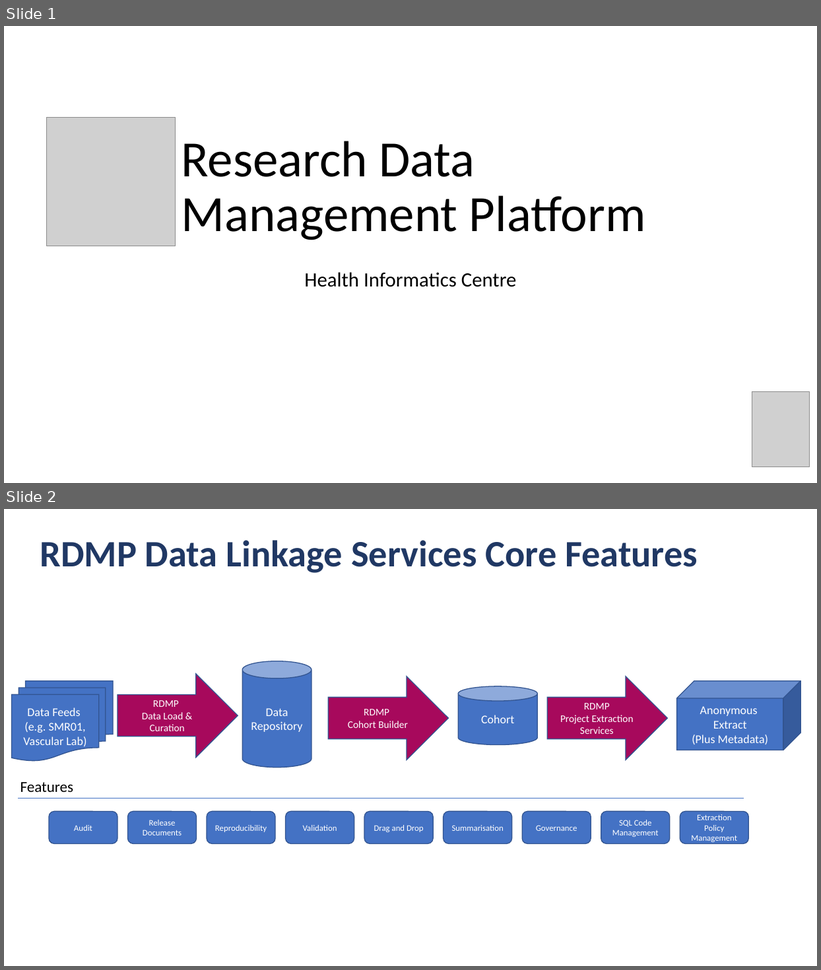
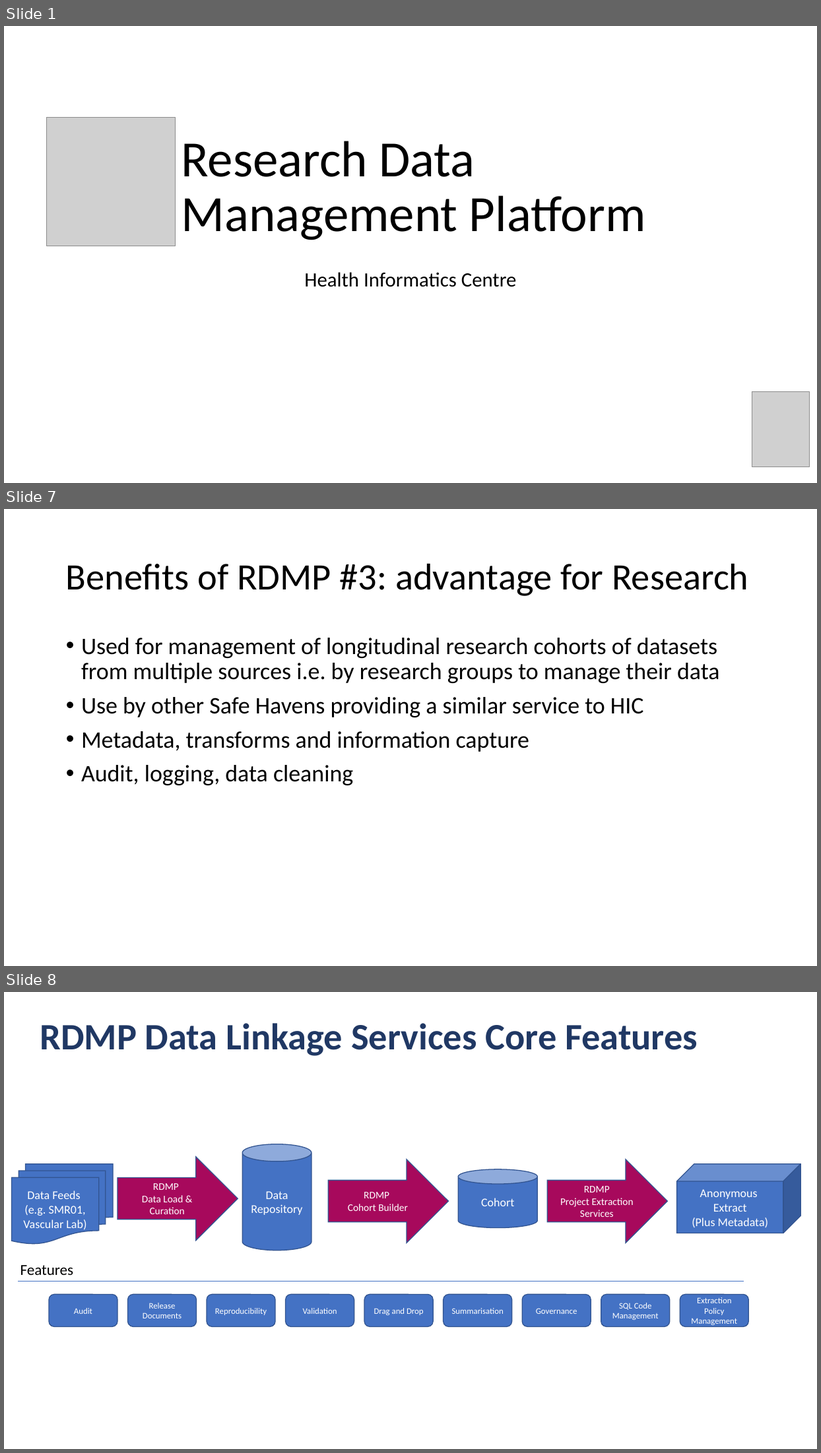
Before and after one commit to HicServices/RDMP, a slide deck: Documentation/RDMP Presentation.pptx. Shown one above the other, each under a label of ours: slides 1 and 2 before the commit, slides 1, 7 and 8 after it; the slides between them are not shown. The pictures are 821x970 and 821x1453 pixels, drawn with LibreOffice and Linux fonts; fonts in the diff are those of the drawing; grey boxes stand for pictures; background and template pictures are left out. Boxes give left, top, right and bottom in pixels: in the first picture for what was removed or moved away, otherwise in the second. Text is boxed around its words. In the diff, an @@ line names an element or a change of style, - is before the commit and + after.

Commit message:
Added new slides to RDMP presentation

```diff
--- a/Documentation/RDMP Presentation.pptx
+++ b/Documentation/RDMP Presentation.pptx
@@ slide 7 added at (4, 509, 817, 966), background #FFFFFF @@
@@ title added at (66, 563, 748, 596), 44 pt, text #000000 @@
+Benefits of RDMP #3: advantage for Research
@@ text added at (81, 638, 720, 786), 28 pt, text #000000 @@
+• Used for management of longitudinal research cohorts of datasets from multiple sources i.e. by research groups to manage their data
+• Use by other Safe Havens providing a similar service to HIC
+• Metadata, transforms and information capture
+• Audit, logging, data cleaning
@@ what was slide 2 is now slide 8 @@
```
Also in this commit, not shown: 5 other slides added.
